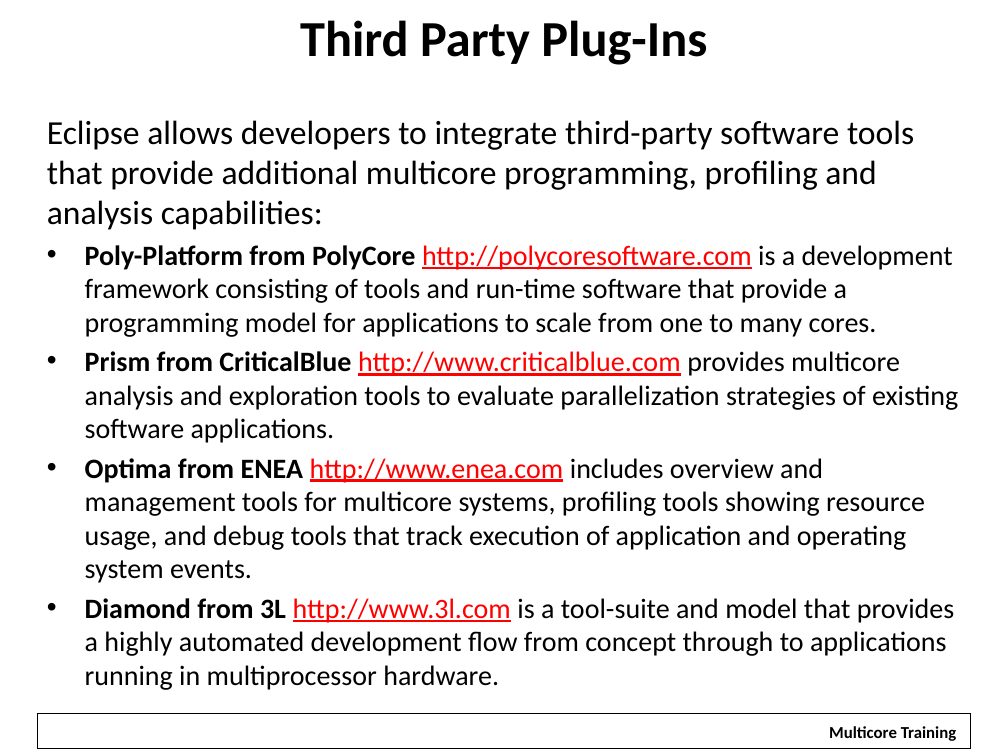
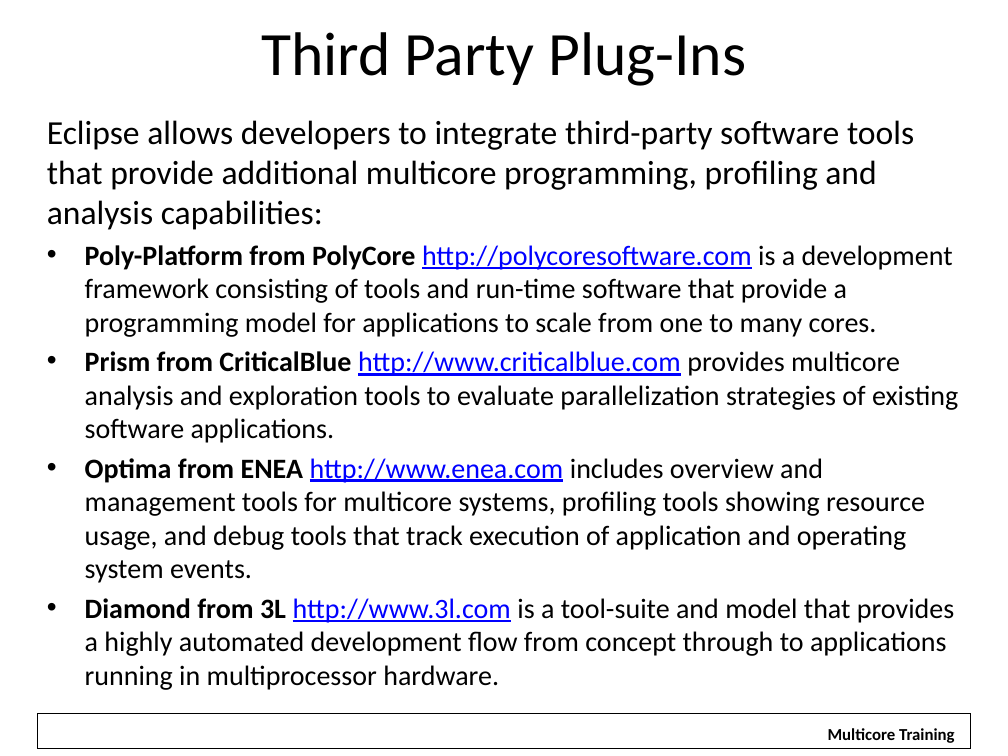
Before and after one commit to hari1989/keystone-workshop, a slide deck: slide 18 of slides/Introduction to KeyStone Software Ecosystem.pptx. Drawn at 1008x756 pixels with LibreOffice and Linux fonts; fonts in the diff are those of the drawing; background and template pictures are left out. Boxes give left, top, right and bottom in pixels: in the first picture for what was removed or moved away, otherwise in the second. Text is boxed around its words. In the diff, an @@ line names an element or a change of style, - is before the commit and + after.

Commit message:
Revisions based on 6/13/12 discussion; modifed ecosystem diagram and used as advanced organizer throughout lesson; fixed red URLs so they are now blue

```diff
--- a/slides/Introduction to KeyStone Software Ecosystem.pptx
+++ b/slides/Introduction to KeyStone Software Ecosystem.pptx
@@ title "Third Party Plug-Ins": place and size @@
-title "Third Party Plug-Ins" at (300,20,707,65)
+title "Third Party Plug-Ins" at (261,32,746,86)
@@ title "Third Party Plug-Ins" at (261,32,746,86): size 36 to 44 pt, bold off @@
@@ text at (85,245,958,690): text colour #FF0000 to #0000FF in "http://polycoresoftware.com", "http://www.criticalblue.com", "http://www.enea.com", "http://www.3l.com" @@
@@ text "Multicore Training" rewrapped from (818,717,968,747) to (828,728,954,743) @@
```
Also in this commit, not shown: 15 other slides changed, 1 slide added.
